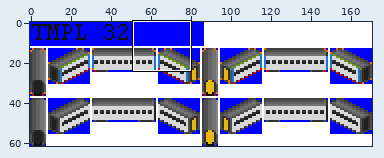
File history of a sprite sheet, gfx/Template/old_32px.png. The picture above shows the old version from afar; the outline marks the close-up.
Close-up. Before the commit:
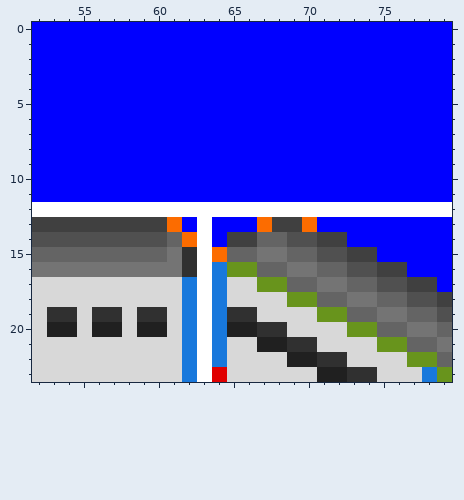
The file is 171x62 pixels. Shown: x 52..79, y 0..23.
Now the later version:
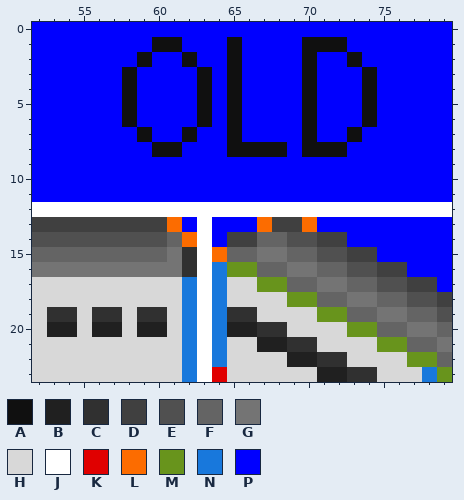
Palette (. is transparent): A #101010  B #202020  C #303030  D #404040  E #505050  F #646464  G #747474  H #d8d8d8  J #ffffff  K #e00000  L #fc6c00  M #68941c  N #1878dc  P #0000ff
Commit: Added "old" text to purchase sprites for template test units using the old template
Change:
y 1: x 60..61 PP -> AA; x 65 P -> A; x 70..72 PPP -> AAA
y 2: x 59 P -> A; x 62 P -> A; x 65 P -> A; x 70 P -> A; x 73 P -> A
y 3..6: x 58 P -> A; x 63 P -> A; x 65 P -> A; x 70 P -> A; x 74 P -> A
y 7: x 59 P -> A; x 62 P -> A; x 65 P -> A; x 70 P -> A; x 73 P -> A
y 8: x 60..61 PP -> AA; x 65..68 PPPP -> AAAA; x 70..72 PPP -> AAA
Where, in picture pixels (left, top, right, bottom), the same in both close-ups:
changed: (122, 37, 377, 157)
